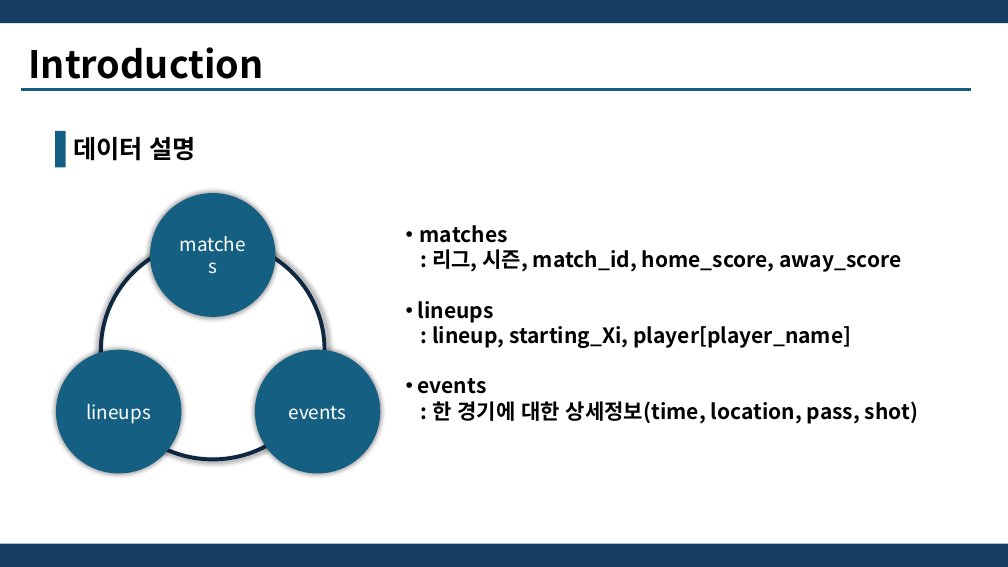
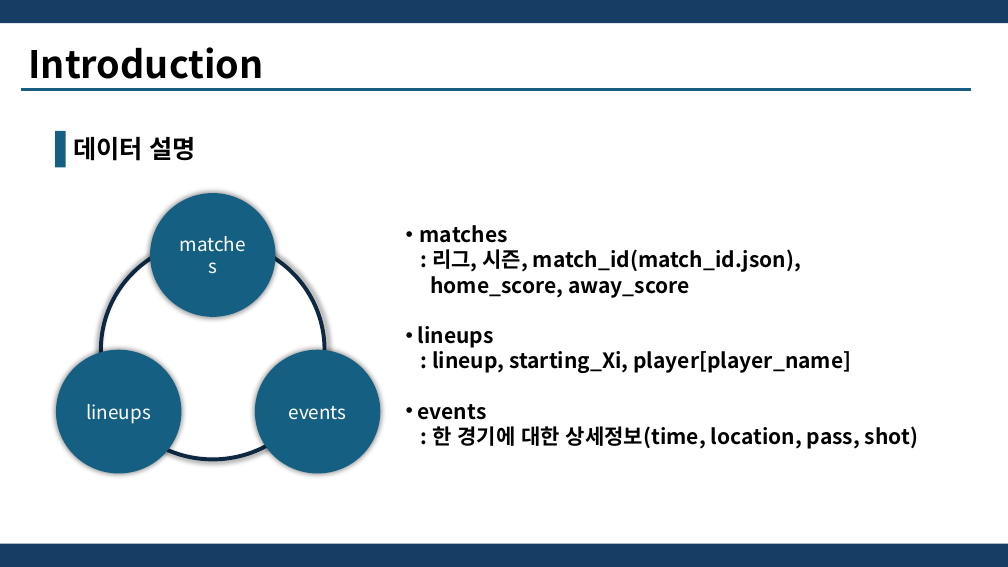
Before and after one commit to iiiiiiiinseong/Rprograming, a slide deck: slide 4 of R 최종발표.pptx. Drawn at 1008x567 pixels with LibreOffice and Linux fonts; fonts in the diff are those of the drawing. Boxes give left, top, right and bottom in pixels: in the first picture for what was removed or moved away, otherwise in the second. Text is boxed around its words. In the diff, an @@ line names an element or a change of style, - is before the commit and + after.

```diff
--- a/R 최종발표.pptx
+++ b/R 최종발표.pptx
@@ text at (430, 249, 801, 298): text changed @@
-: 리그, 시즌, match_id, home_score, away_score
+: 리그, 시즌, match_id(match_id.json),
+home_score, away_score
```
